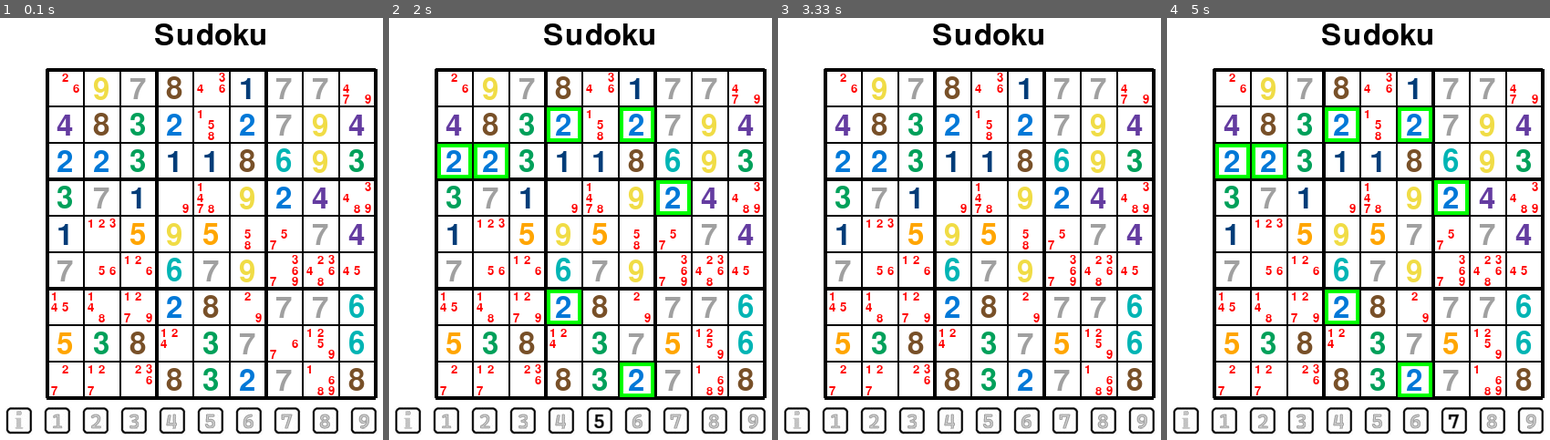
Above: before the commit, frames 1-4 (left to right).
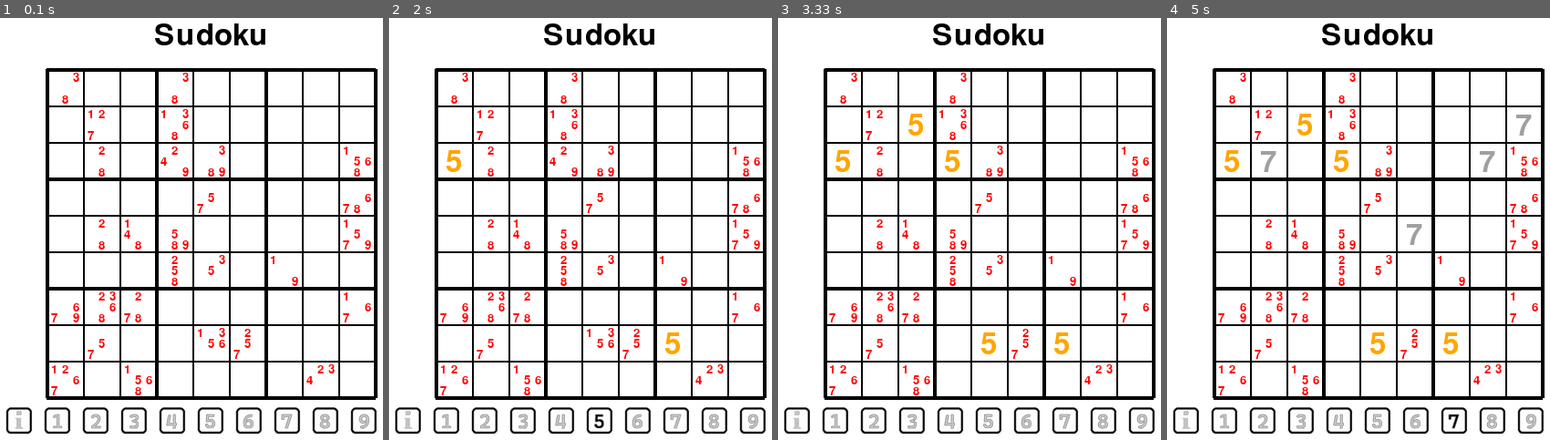
Above: after the commit, the same moments.

Repository: MrReedQEGS/Pygame-Sudoku
Game: pygame game, started from main.py
Two runs of this game, one before a commit and one after it. Both use one fixed random seed, a clock stepped at 60 frames per second and the inputs below.
Inputs (mouse positions are in pixels of both pictures, inside the frame that each line leads up to):
- Up to frame 1 (0.1 s): no input
- Up to frame 2 (2 s): click (599, 275) at 0.38 s; click (599, 418) at 0.72 s; click (415, 431) at 1.05 s; click (668, 334) at 1.38 s; click (461, 144) at 1.72 s
- Up to frame 3 (3.33 s): click (996, 347) at 2.05 s; click (969, 165) at 2.38 s; click (908, 140) at 2.72 s; click (988, 418) at 3.05 s
- Up to frame 4 (5 s): click (1454, 418) at 3.38 s; click (1500, 161) at 3.72 s; click (1507, 115) at 4.05 s; click (1404, 250) at 4.38 s; click (1251, 161) at 4.72 s

The runs differ from the first frame. In frame 1, 9.2% of the frame differs, in the area x 13-97%, y 12-90%; in frame 2, 11%; in frame 3, 9.2%; in frame 4, 11%, in the area x 12-97%, y 12-90%.

Commit message:
Trying to load puzzle from csv

Diff:
--- /dev/null
+++ b/HardProbSet.csv
@@ -0,0 +1,11 @@
+[[0, 0, 0, 0, 0, 2, 0, 0, 0], [0, 0, 1, 7, 3, 0, 0, 5, 2], [5, 0, 0, 0, 9, 4, 7, 0, 3], [6, 2, 4, 3, 0, 0, 0, 0, 0], [8, 0, 0, 0, 0, 0, 0, 3, 0], [9, 5, 0, 0, 0, 0, 6, 0, 0], [2, 0, 8, 0, 0, 0, 0, 0, 5], [0, 0, 6, 4, 0, 0, 0, 2, 7], [0, 4, 0, 0, 0, 7, 8, 6, 0]]
+[[0, 0, 0, 7, 0, 1, 0, 0, 0], [0, 0, 8, 0, 0, 4, 9, 1, 0], [0, 0, 0, 0, 0, 8, 5, 0, 2], [0, 0, 2, 0, 1, 0, 0, 7, 0], [0, 0, 1, 0, 8, 7, 0, 0, 4], [0, 7, 6, 9, 0, 2, 1, 0, 5], [8, 0, 0, 0, 0, 0, 0, 0, 0], [0, 1, 0, 0, 0, 0, 7, 5, 6], [0, 0, 0, 5, 0, 0, 0, 2, 0]]
+[[0, 5, 7, 9, 0, 0, 6, 3, 0], [9, 3, 0, 0, 0, 6, 0, 5, 0], [0, 2, 0, 0, 0, 1, 0, 0, 0], [0, 1, 0, 0, 3, 5, 9, 0, 0], [0, 6, 0, 4, 0, 0, 0, 0, 8], [8, 0, 0, 0, 1, 7, 0, 0, 0], [5, 8, 0, 0, 7, 0, 0, 0, 0], [0, 9, 1, 0, 0, 0, 3, 0, 6], [0, 7, 0, 0, 6, 0, 1, 0, 5]]
+[[0, 0, 0, 3, 0, 1, 0, 2, 7], [0, 0, 0, 0, 6, 9, 0, 0, 0], [0, 0, 2, 0, 8, 4, 0, 0, 3], [0, 0, 7, 5, 3, 8, 9, 4, 1], [0, 0, 1, 9, 4, 7, 2, 3, 0], [4, 0, 0, 0, 0, 2, 8, 0, 5], [3, 0, 0, 0, 0, 0, 0, 0, 2], [8, 7, 0, 0, 0, 3, 0, 0, 0], [0, 0, 5, 8, 7, 0, 0, 0, 0]]
+[[0, 4, 5, 0, 7, 8, 1, 0, 0], [0, 0, 0, 0, 0, 0, 0, 0, 0], [0, 0, 0, 0, 9, 3, 6, 0, 0], [0, 0, 0, 0, 3, 0, 0, 0, 0], [5, 0, 9, 0, 0, 0, 0, 4, 2], [0, 8, 3, 5, 0, 4, 0, 0, 0], [0, 0, 8, 0, 0, 2, 0, 7, 5], [0, 0, 0, 9, 8, 5, 0, 6, 0], [0, 5, 0, 0, 0, 0, 4, 8, 3]]
+[[0, 2, 8, 0, 0, 6, 0, 0, 0], [0, 9, 0, 0, 8, 0, 0, 1, 0], [0, 0, 0, 4, 0, 0, 8, 0, 0], [0, 0, 6, 0, 3, 4, 2, 9, 0], [0, 3, 4, 6, 0, 1, 5, 8, 0], [1, 8, 2, 5, 0, 7, 0, 6, 3], [0, 7, 5, 0, 0, 0, 0, 0, 0], [6, 0, 0, 0, 0, 0, 7, 5, 0], [0, 4, 9, 7, 1, 5, 3, 0, 0]]
+[[0, 6, 0, 0, 1, 0, 0, 0, 0], [2, 3, 9, 0, 0, 6, 0, 7, 0], [0, 0, 0, 0, 2, 0, 0, 0, 6], [0, 0, 2, 8, 3, 0, 9, 6, 4], [0, 0, 1, 0, 0, 5, 0, 0, 0], [8, 0, 0, 2, 0, 9, 0, 0, 0], [6, 0, 0, 0, 4, 3, 8, 0, 0], [0, 0, 8, 0, 0, 0, 0, 5, 0], [9, 0, 0, 0, 0, 0, 7, 0, 2]]
+[[0, 0, 4, 0, 6, 0, 0, 0, 0], [1, 0, 0, 0, 0, 0, 0, 2, 0], [9, 2, 0, 0, 7, 0, 0, 0, 6], [5, 0, 0, 0, 0, 0, 0, 1, 0], [0, 4, 9, 2, 0, 1, 8, 0, 0], [2, 0, 0, 0, 0, 7, 0, 3, 9], [0, 3, 0, 0, 0, 8, 5, 6, 0], [7, 0, 0, 6, 0, 0, 0, 0, 0], [8, 9, 6, 0, 1, 3, 0, 7, 0]]
+[[0, 0, 1, 0, 5, 0, 2, 0, 0], [6, 0, 0, 0, 0, 0, 9, 0, 0], [0, 2, 0, 6, 0, 8, 1, 0, 0], [0, 0, 4, 5, 0, 0, 8, 0, 0], [1, 0, 0, 0, 0, 0, 7, 0, 5], [0, 0, 0, 0, 9, 2, 6, 0, 4], [0, 0, 0, 7, 0, 0, 3, 2, 0], [0, 8, 7, 0, 1, 5, 0, 0, 0], [0, 1, 0, 9, 3, 0, 0, 0, 0]]
+[[1, 6, 0, 3, 0, 9, 0, 7, 0], [0, 7, 0, 4, 2, 5, 3, 6, 0], [0, 3, 4, 0, 6, 7, 9, 5, 8], [0, 0, 2, 0, 5, 1, 0, 9, 0], [7, 0, 6, 0, 4, 0, 0, 0, 0], [5, 1, 0, 9, 7, 0, 0, 8, 6], [0, 0, 0, 2, 3, 0, 0, 1, 9], [3, 0, 1, 5, 0, 8, 6, 4, 7], [6, 0, 0, 0, 1, 0, 0, 3, 0]]
+[[4, 0, 7, 0, 0, 1, 0, 0, 5], [5, 8, 1, 0, 0, 0, 0, 0, 0], [0, 9, 3, 0, 5, 4, 6, 8, 1], [7, 1, 0, 5, 0, 0, 3, 0, 0], [9, 2, 5, 3, 7, 0, 4, 1, 0], [3, 0, 6, 9, 0, 2, 0, 5, 7], [0, 0, 4, 1, 0, 7, 5, 0, 0], [0, 0, 9, 0, 6, 5, 0, 4, 3], [0, 5, 2, 4, 0, 0, 7, 6, 8]]
--- a/main.py
+++ b/main.py
@@ -15,6 +15,8 @@
 # of specific dimension.
 surface = pygame.display.set_mode((WINDOW_W,WINDOW_H))
 pygame.display.set_caption(WINDOW_TEXT)
+
+FILE_NAME = "HardProbSet.csv"
 
 GRID_SIZE = 9                  # 9x9 cells
 CELL_SIZE = 40                 # pixels per cell
@@ -47,11 +49,11 @@
 TOP_MARGIN = 80
 GAP_TEXT_TO_GRID = 20
 
-EMPTY_NOTES = ["","","","","","","","",""]
+EMPTY_NOTES = ["0","0","0","0","0","0","0","0","0"]
 
 editMode = False
-numGoingIntoGrid = ""
-highlightNum = ""
+numGoingIntoGrid = "0"
+highlightNum = "0"
 
 #images
 infoImage = pygame.image.load("./Info.jpg").convert()
@@ -169,13 +171,25 @@
   for i in range(30):
     j = random.randint(0,8)
     i = random.randint(0,8)
-    theNumbers[j][i] = ""
+    theNumbers[j][i] = "0"
     randomNotes = [1,2,3,4,5,6,7,8,9]
 
     #Remove some random notes to make it look more realistic
     for x in range(10):
       someNum = random.randint(0,8)
-      randomNotes[someNum]=""
+      randomNotes[someNum]="0"
+    theNotes[i][j] = randomNotes
+
+def MakeRandomNotes():
+  for i in range(30):
+    j = random.randint(0,8)
+    i = random.randint(0,8)
+    randomNotes = [1,2,3,4,5,6,7,8,9]
+
+    #Remove some random notes to make it look more realistic
+    for x in range(10):
+      someNum = random.randint(0,8)
+      randomNotes[someNum]="0"
     theNotes[i][j] = randomNotes
 
 #It is not a valid grid in terms of game play.  This is just a test function to allow me to
@@ -191,11 +205,16 @@
 
 def EmptyGrid():
   for i in range(GRID_SIZE):
-    newRow = []
-    for j in range(GRID_SIZE):
-      newRow.append("")
-    theNumbers.append(newRow)
-  RemoveRandomNumbersFromGrid()
+    emptyRow = ["0","0","0","0","0","0","0","0","0"]
+    theNumbers.append(emptyRow)
+
+def LoadAPuzzleFromCSV():
+  f = open(FILE_NAME,"r")
+  for line in f:
+    print(line)
+    theNumbers = line.strip()
+    break
+  f.close()
 
 def PrintGrid():
   for i in range(GRID_SIZE):
@@ -221,12 +240,12 @@
   for j in range(GRID_SIZE):
     for i in range(GRID_SIZE):
       colour = (0,0,0)
-      if(theNumbers[j][i] != ""):
+      if(theNumbers[j][i] != "0"):
           x = int(theNumbers[j][i])-1
           colour = COLORS[x]
-      number_surf = font.render(str(theNumbers[j][i]), True, colour)
-      number_rect = number_surf.get_rect(center=(grid_x0 + CELL_SIZE//2 + i*CELL_SIZE, grid_y0 + Y_PADDING  + j*CELL_SIZE + number_surf.get_height() // 2))
-      screen.blit(number_surf, number_rect)
+          number_surf = font.render(str(theNumbers[j][i]), True, colour)
+          number_rect = number_surf.get_rect(center=(grid_x0 + CELL_SIZE//2 + i*CELL_SIZE, grid_y0 + Y_PADDING  + j*CELL_SIZE + number_surf.get_height() // 2))
+          screen.blit(number_surf, number_rect)
 
 def WhatCellWasClicked(x,y):
   col = (x-grid_x0)//CELL_SIZE
@@ -284,9 +303,10 @@
 
   for j in range(3):
     for i in range(3):
-      note_surf = noteFont.render(str(notesForThisCell[i+(j*3)]), True, (255, 0, 0))
-      note_rect = note_surf.get_rect(center=(noteOffsetX + grid_x0 + col*CELL_SIZE + noteGap*i, noteOffsetY + grid_y0 + row*CELL_SIZE + noteRowGap*j))
-      screen.blit(note_surf, note_rect)
+      if(notesForThisCell[i+(j*3)] != "0"):
+        note_surf = noteFont.render(str(notesForThisCell[i+(j*3)]), True, (255, 0, 0))
+        note_rect = note_surf.get_rect(center=(noteOffsetX + grid_x0 + col*CELL_SIZE + noteGap*i, noteOffsetY + grid_y0 + row*CELL_SIZE + noteRowGap*j))
+        screen.blit(note_surf, note_rect)
 
 def PrintAllNotes():
   for j in range(0,GRID_SIZE):
@@ -323,7 +343,7 @@
     numGoingIntoGrid = "1"
   else:
     editMode = False
-    numGoingIntoGrid = ""
+    numGoingIntoGrid = "0"
 
   #Reset the other buttons - only one can be on
   theTwoButton.grey=True
@@ -352,7 +372,7 @@
     numGoingIntoGrid = "2"
   else:
     editMode = False
-    numGoingIntoGrid = ""
+    numGoingIntoGrid = "0"
 
   #Reset the other buttons - only one can be on
   theOneButton.grey=True
@@ -382,7 +402,7 @@
     numGoingIntoGrid = "3"
   else:
     editMode = False
-    numGoingIntoGrid = ""
+    numGoingIntoGrid = "0"
 
   #Reset the other buttons - only one can be on
   theOneButton.grey=True
@@ -411,7 +431,7 @@
     numGoingIntoGrid = "4"
   else:
     editMode = False
-    numGoingIntoGrid = ""
+    numGoingIntoGrid = "0"
 
   #Reset the other buttons - only one can be on
   theOneButton.grey=True
@@ -440,7 +460,7 @@
     numGoingIntoGrid = "5"
   else:
     editMode = False
-    numGoingIntoGrid = ""
+    numGoingIntoGrid = "0"
 
   #Reset the other buttons - only one can be on
   theOneButton.grey=True
@@ -469,7 +489,7 @@
     numGoingIntoGrid = "6"
   else:
     editMode = False
-    numGoingIntoGrid = ""
+    numGoingIntoGrid = "0"
 
   #Reset the other buttons - only one can be on
   theOneButton.grey=True
@@ -498,7 +518,7 @@
     numGoingIntoGrid = "7"
   else:
     editMode = False
-    numGoingIntoGrid = ""
+    numGoingIntoGrid = "0"
 
   #Reset the other buttons - only one can be on
   theOneButton.grey=True
@@ -527,7 +547,7 @@
     numGoingIntoGrid = "8"
   else:
     editMode = False
-    numGoingIntoGrid = ""
+    numGoingIntoGrid = "0"
 
   #Reset the other buttons - only one can be on
   theOneButton.grey=True
@@ -557,7 +577,7 @@
     numGoingIntoGrid = "9"
   else:
     editMode = False
-    numGoingIntoGrid = ""
+    numGoingIntoGrid = "0"
 
   #Reset the other buttons - only one can be on
   theOneButton.grey=True
@@ -590,9 +610,11 @@
 theNineButton = MyToggleImageButton(buttonPanelOffset+grid_x0+9*+(CELL_SIZE+NUM_BUTTON_X_GAP),grid_y0+CELL_SIZE*GRID_SIZE+BUTTON_PANEL_GAP_Y,numberButtons[8],numberGreyButtons[8],surface,NineButtonCallback)
 
 running = True
-#EmptyGrid()
 MakeEmptyNotes()
-RandomGrid()
+EmptyGrid()
+MakeRandomNotes()
+#RandomGrid()
+#LoadAPuzzleFromCSV()
 
 #PrintGrid()
 while running:
@@ -605,14 +627,14 @@
         someCell = WhatCellWasClicked(click_x,click_y)
         if(someCell != ERROR_CELL):
           theNumClicked = FindNumberInCell(someCell)
-          if(theNumClicked != ""):
+          if(theNumClicked != "0"):
 
             #Make highlights toggle on and off for repeated press in same cell
             if(highlightNum != theNumClicked):
               highlightNum = theNumClicked
               AddAllNumsToHighlightList(theNumClicked)
             else:
-              highlightNum = ""
+              highlightNum = "0"
               highlightedCells = []
 
           else:
@@ -620,7 +642,7 @@
             #We might be in edit mode - so put a number into this cell??
             if(editMode == True):
               AddNumberToACell(someCell)
-              highlightNum = ""
+              highlightNum = "0"
         else:
           highlightedCells = []
 
